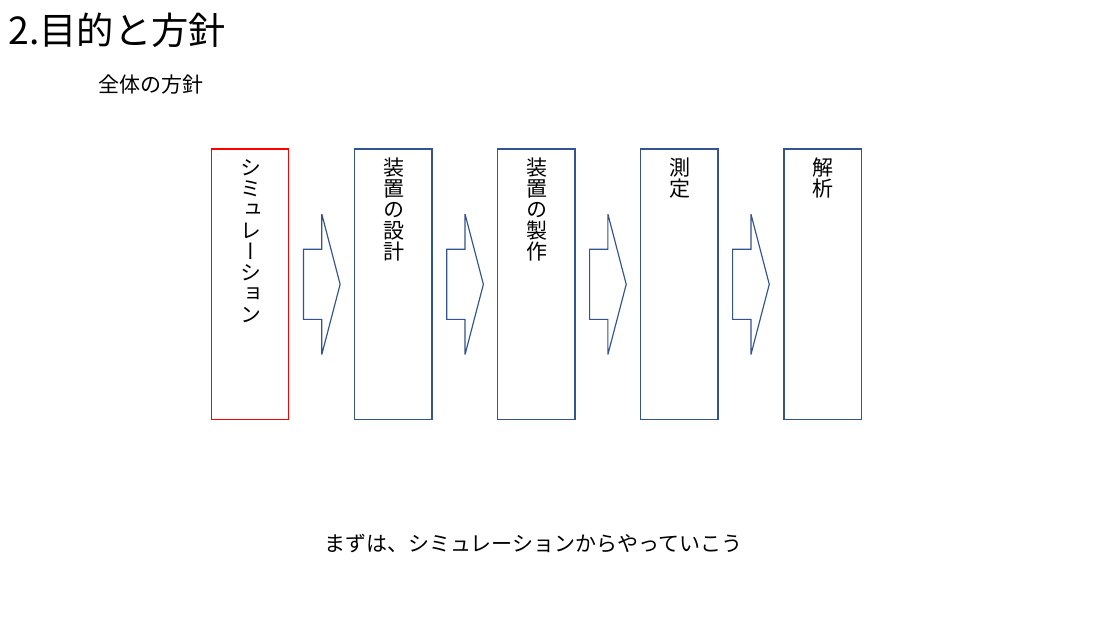
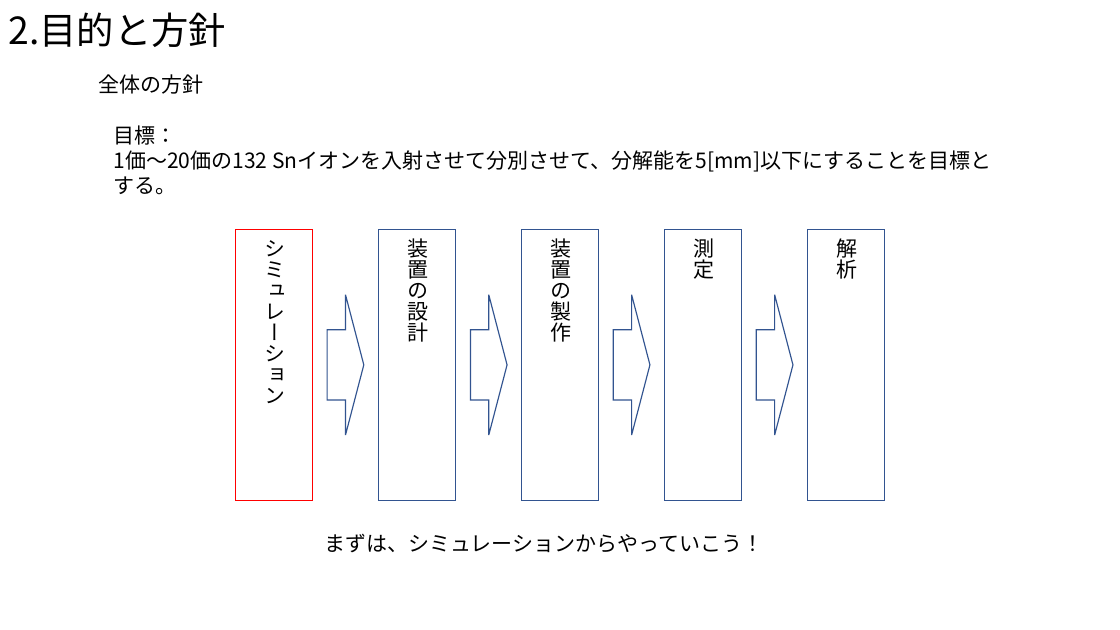
Before and after one commit to Takeuchi-yuya/Ksimulation, a slide deck: slide 4 of docs/中間発表.pptx. Drawn at 1120x630 pixels with LibreOffice and Linux fonts; fonts in the diff are those of the drawing. Boxes give left, top, right and bottom in pixels: in the first picture for what was removed or moved away, otherwise in the second. Text is boxed around its words. In the diff, an @@ line names an element or a change of style, - is before the commit and + after.

```diff
--- a/docs/中間発表.pptx
+++ b/docs/中間発表.pptx
@@ text added at box(114, 125, 991, 195), 18 pt, text #000000 @@
+目標：
+1価～20価の132 Snイオンを入射させて分別させて、分解能を5[mm]以下にすることを目標とする。
@@ 5 rectangles, 4 right arrows: place and size @@
-5 rectangles, 4 right arrows at box(212, 149, 861, 419)
+5 rectangles, 4 right arrows at box(235, 229, 885, 500)
@@ text at box(324, 534, 763, 553): text changed @@
-まずは、シミュレーションからやっていこう
+まずは、シミュレーションからやっていこう！
```
Also in this commit, not shown: 9 other slides changed, 1 slide removed, 1 other file.
